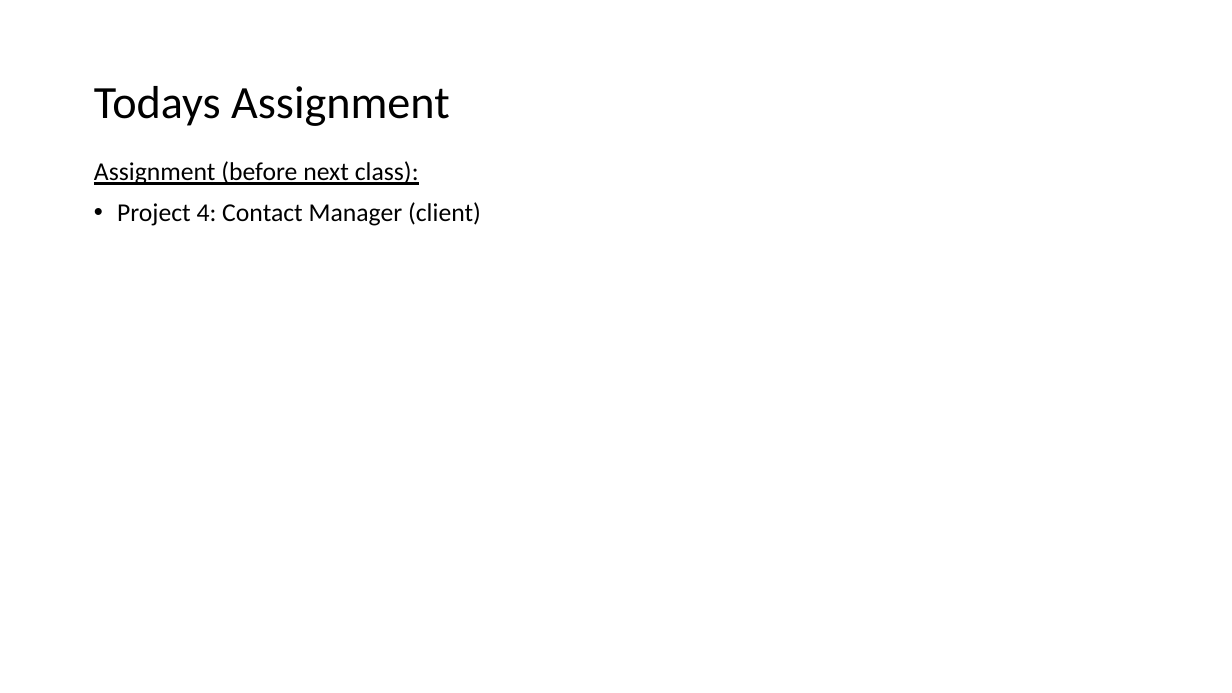
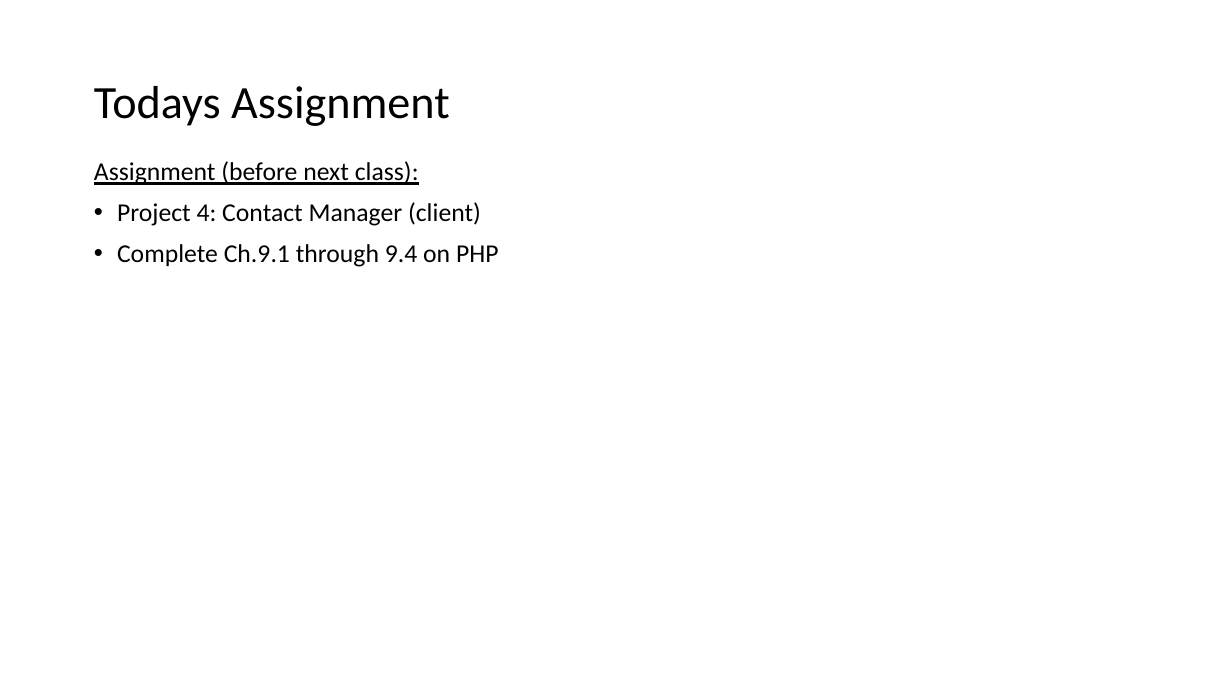
Before and after one commit to EricJPogue/www-epogue-info, a slide deck: slide 5 of CPSC-24700/Presentations/session-28.pptx. Drawn at 1232x693 pixels with LibreOffice and Linux fonts; fonts in the diff are those of the drawing. Boxes give left, top, right and bottom in pixels: in the first picture for what was removed or moved away, otherwise in the second. Text is boxed around its words. In the diff, an @@ line names an element or a change of style, - is before the commit and + after.

```diff
--- a/CPSC-24700/Presentations/session-28.pptx
+++ b/CPSC-24700/Presentations/session-28.pptx
@@ text at <box>117,244,499,267</box>: paragraph added @@
+• Complete Ch.9.1 through 9.4 on PHP
```
Also in this commit, not shown: 1 other slide changed, 3 other files.
